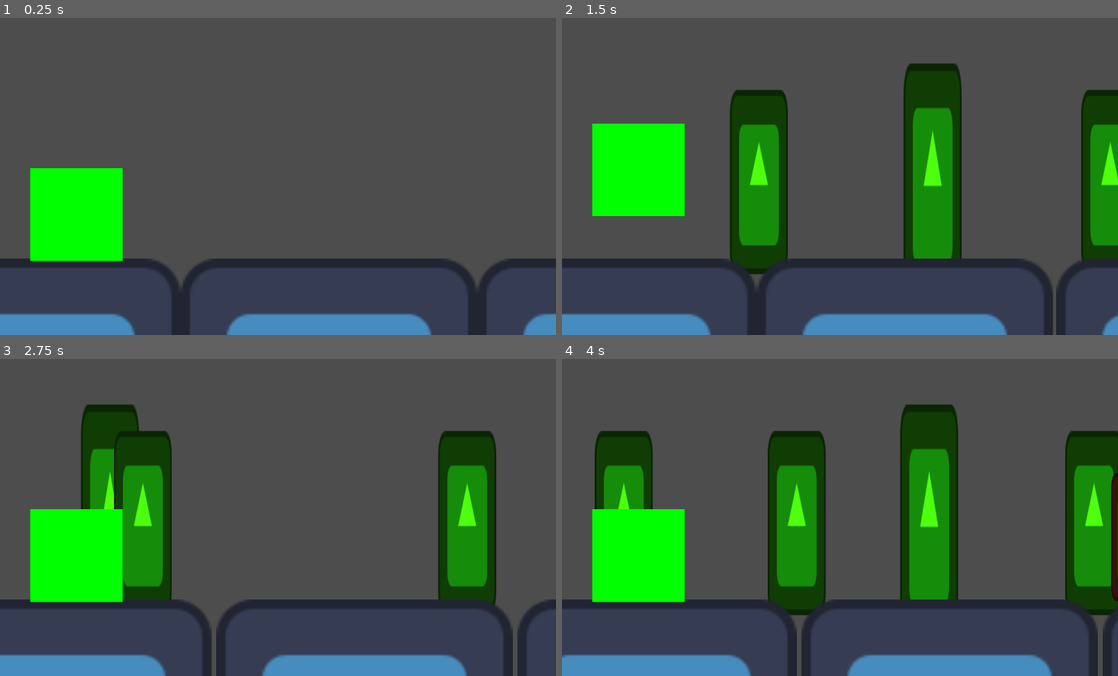
Above: before the commit, frames 1-4 (two rows, left to right).
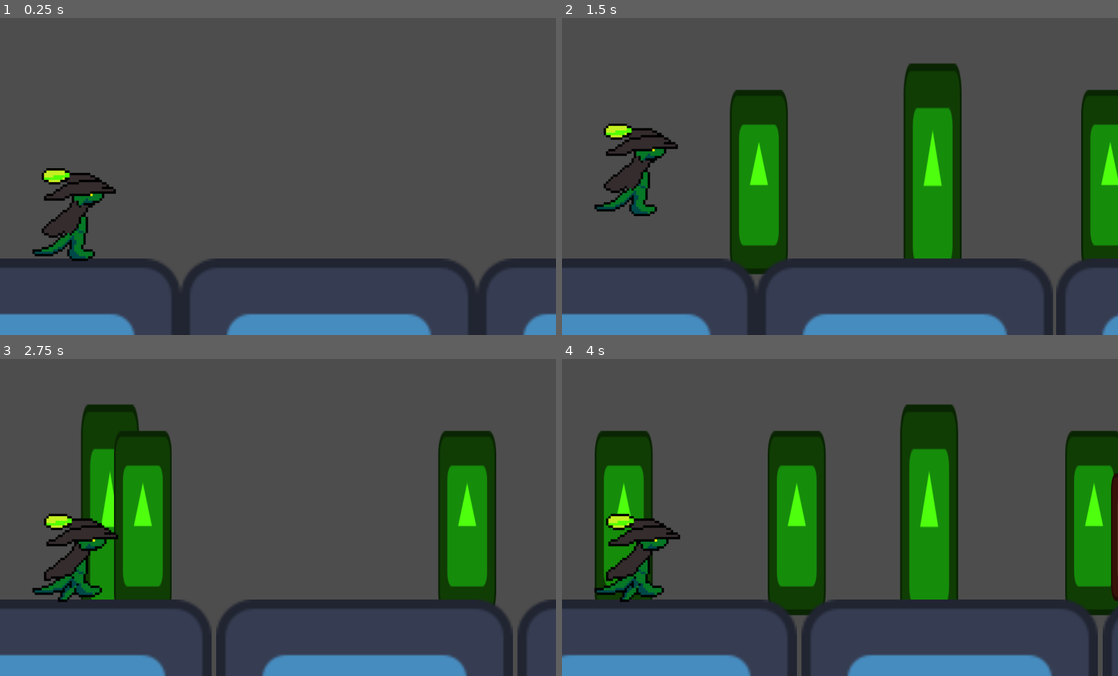
Above: after the commit, the same moments.

Repository: irmozius/UnhingedGekko
Game: Godot game, scene res://game_data/worlds/GameWorld.tscn
Same seed, same stepped clock (60 frames per second), same inputs: the game is played once before the commit and once after it. The engine's default icon, where the game draws it, is replaced by a stand-in: a white triangle on a blue panel in a dark square.
Inputs:
- Up to frame 1 (0.25 s): no input
- Up to frame 2 (1.5 s): tap Space (slash) at 0.6, 1.35 s; tap Up (jump) at 0.77 s
- Up to frame 3 (2.75 s): tap Up (jump) at 1.52 s; tap Space (slash) at 2.1 s
- Up to frame 4 (4 s): tap Space (slash) at 2.85, 3.6 s; tap Up (jump) at 3.02, 3.77 s

The runs differ from the first frame. In frame 1, 4.9% of the frame differs, in the area x 5-23%, y 47-77%; in frame 2, 4.9%; in frame 3, 4.9%; in frame 4, 4.9%.

Commit message:
Running animation

Diff:
--- a/game_data/entities/characters/gekko.tscn
+++ b/game_data/entities/characters/gekko.tscn
@@ -1,10 +1,29 @@
 [gd_scene format=3 uid="uid://wkkponwamxyu"]
 
-[ext_resource type="Texture2D" uid="uid://cyrewj5afti4o" path="res://assets/proto_gekko.png" id="1_aabq3"]
 [ext_resource type="Script" uid="uid://dh1811l83oi2i" path="res://game_data/entities/characters/gekko.gd" id="1_p6orh"]
+[ext_resource type="Texture2D" uid="uid://dmxooi3uheaia" path="res://assets/gekko/Full_run1.png" id="3_4yyxq"]
 [ext_resource type="PackedScene" uid="uid://dv7qoieljaare" path="res://game_data/entities/components/hitbox.tscn" id="3_wtvjg"]
 [ext_resource type="PackedScene" uid="uid://rbljprm78s6j" path="res://game_data/entities/components/hurtbox.tscn" id="4_ely7x"]
+[ext_resource type="Texture2D" uid="uid://sq2vgy4ayis3" path="res://assets/gekko/Full_run2.png" id="4_uv4va"]
 [ext_resource type="Texture2D" uid="uid://q3dy4tm2c72x" path="res://icon.svg" id="5_f3bsu"]
+[ext_resource type="Texture2D" uid="uid://e7oob1beiy0h" path="res://assets/gekko/Full_run3.png" id="5_vp8qi"]
+
+[sub_resource type="SpriteFrames" id="SpriteFrames_thimi"]
+animations = [{
+"frames": [{
+"duration": 1.0,
+"texture": ExtResource("3_4yyxq")
+}, {
+"duration": 1.0,
+"texture": ExtResource("4_uv4va")
+}, {
+"duration": 1.0,
+"texture": ExtResource("5_vp8qi")
+}],
+"loop": true,
+"name": &"default",
+"speed": 10.0
+}]
 
 [sub_resource type="RectangleShape2D" id="RectangleShape2D_p6orh"]
 size = Vector2(40, 40)
@@ -21,8 +40,11 @@
 script = ExtResource("1_p6orh")
 jump_force = 12.0
 
-[node name="GekkoSprite" type="Sprite2D" parent="." unique_id=1284019993]
-texture = ExtResource("1_aabq3")
+[node name="AnimatedSprite2D" type="AnimatedSprite2D" parent="." unique_id=994462684]
+scale = Vector2(0.25, 0.25)
+sprite_frames = SubResource("SpriteFrames_thimi")
+autoplay = "default"
+frame_progress = 0.7609038
 
 [node name="CollisionShape2D" type="CollisionShape2D" parent="." unique_id=1760843867]
 shape = SubResource("RectangleShape2D_p6orh")
Binary file added: assets/gekko/Full_run1.png
Not shown, added: assets/gekko/Full_run1.png.import
Binary file added: assets/gekko/Full_run2.png
Not shown, added: assets/gekko/Full_run2.png.import
Binary file added: assets/gekko/Full_run3.png
Not shown, added: assets/gekko/Full_run3.png.import
Binary file removed: assets/gekko/gekko_run.gif
